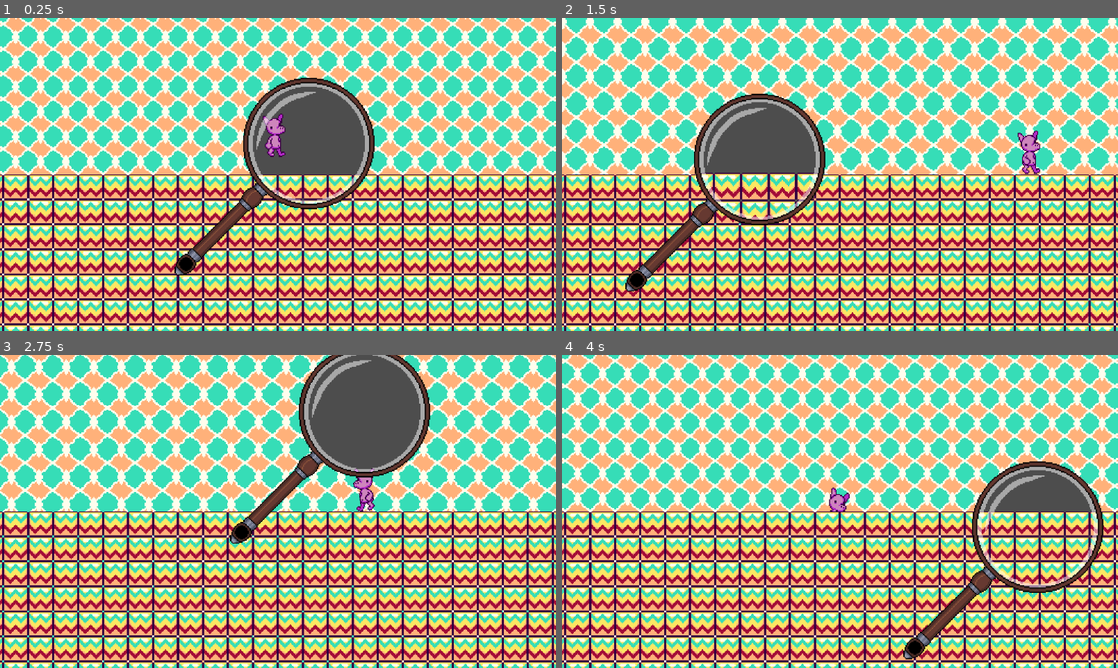
Above: before the commit, frames 1-4 (two rows, left to right).
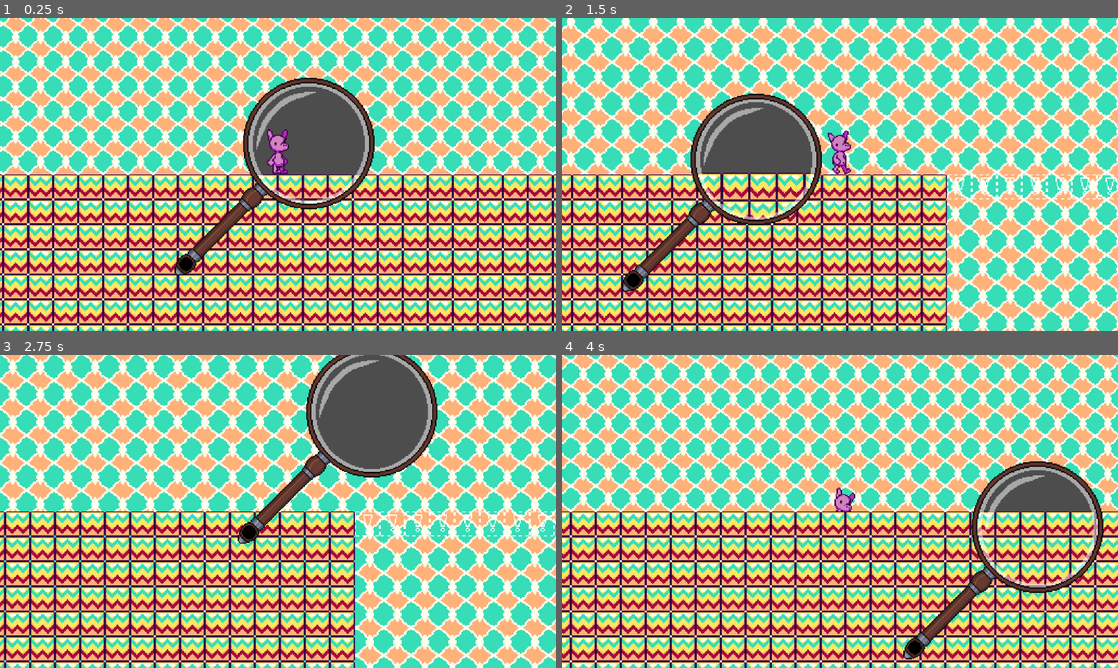
Above: after the commit, the same moments.

Repository: BlendyDev/GMTK2024
Game: Godot game, scene res://scenes/game.tscn
The game is run twice, just before and just after one commit, with the same random seed, the same clock (stepped at 60 frames per second) and the same inputs.
Inputs (mouse positions are in pixels of both pictures, inside the frame that each line leads up to):
- Up to frame 1 (0.25 s): no input
- Up to frame 2 (1.5 s): move the mouse to (962, 158) at 0.52 s; hold Right (RIGHT) from 0.53 s (still down); tap Mouse wheel down (SCROLL_DOWN) at 0.6 s; tap W (UP) at 0.77 s; move the mouse to (728, 190) at 1.27 s; tap Mouse wheel up (SCROLL_UP) at 1.35 s
- Up to frame 3 (2.75 s): tap W (UP) at 1.52 s; move the mouse to (333, 442) at 2.02 s; release Right (RIGHT) at 2.03 s; hold Left (LEFT) from 2.03 s (still down); hold Shift (SHIFT) from 2.03 s (still down)
- Up to frame 4 (4 s): move the mouse to (812, 574) at 2.77 s; release Left (LEFT) at 2.78 s; release Shift (SHIFT) at 2.78 s; hold Right (RIGHT) from 2.78 s (still down); tap Space (SPACE) at 2.85 s; tap W (UP) at 3.02, 3.77 s; move the mouse to (1006, 558) at 3.52 s; tap Mouse wheel down (SCROLL_DOWN) at 3.6 s

The runs differ from the first frame. In frame 1, 0.6% of the frame differs, in the area x 47-52%, y 30-50%; in frame 2, 66%, in the area x 0-100%, y 0-100%; in frame 3, 45%; in frame 4, 56%.

Commit message:
impl new tiles

Diff:
--- a/misc/tileset.tres
+++ b/misc/tileset.tres
@@ -1,9 +1,9 @@
 [gd_resource type="TileSet" load_steps=3 format=3 uid="uid://btljhd74hotd6"]
 
-[ext_resource type="Texture2D" uid="uid://dinfx61ji1gwu" path="res://tmp/tileset1.png" id="1_ftmoc"]
+[ext_resource type="Texture2D" uid="uid://dinfx61ji1gwu" path="res://sprites/tileset1.png" id="1_840yb"]
 
 [sub_resource type="TileSetAtlasSource" id="TileSetAtlasSource_xjtky"]
-texture = ExtResource("1_ftmoc")
+texture = ExtResource("1_840yb")
 margins = Vector2i(0, 11)
 texture_region_size = Vector2i(23, 23)
 0:2/0 = 0
@@ -133,6 +133,13 @@
 1:0/0/physics_layer_0/linear_velocity = Vector2(0, 0)
 1:0/0/physics_layer_0/angular_velocity = 0.0
 1:0/0/physics_layer_0/polygon_0/points = PackedVector2Array(-11.5, -11.5, 11.5, -11.5, 11.5, 11.5, -11.5, 11.5)
+0:8/0 = 0
+0:8/0/physics_layer_0/linear_velocity = Vector2(0, 0)
+0:8/0/physics_layer_0/angular_velocity = 0.0
+0:8/0/physics_layer_0/polygon_0/points = PackedVector2Array(-11.5, -11.5, 11.5, -11.5, 11.5, 11.5, -11.5, 11.5)
+4:7/0 = 0
+4:7/0/physics_layer_0/linear_velocity = Vector2(0, 0)
+4:7/0/physics_layer_0/angular_velocity = 0.0
 
 [resource]
 tile_size = Vector2i(23, 23)
--- a/scenes/game.tscn
+++ b/scenes/game.tscn
@@ -1,5 +1,6 @@
-[gd_scene load_steps=8 format=3 uid="uid://bc77s0v03x3cw"]
+[gd_scene load_steps=9 format=3 uid="uid://bc77s0v03x3cw"]
 
+[ext_resource type="Script" path="res://scripts/camera.gd" id="1_gjpnd"]
 [ext_resource type="PackedScene" uid="uid://6guy5rxqs3n2" path="res://tmp/player.tscn" id="2_phniv"]
 [ext_resource type="PackedScene" uid="uid://bvp76thu8x4rt" path="res://scenes/lupa.tscn" id="2_wpv3h"]
 [ext_resource type="Script" path="res://scripts/Intersection.gd" id="4_s4xbj"]
@@ -12,15 +13,14 @@
 
 [node name="Node2D" type="Node2D"]
 
-[node name="Camera2D" type="Camera2D" parent="."]
+[node name="Camera2D" type="Camera2D" parent="." node_paths=PackedStringArray("player")]
 scale = Vector2(0.691001, 0.728167)
 zoom = Vector2(2.5, 2.5)
-
-[node name="Background" type="Sprite2D" parent="Camera2D"]
-visible = false
+script = ExtResource("1_gjpnd")
+player = NodePath("../Player")
 
 [node name="Player" parent="." instance=ExtResource("2_phniv")]
-position = Vector2(-3, -78)
+position = Vector2(0, -26.99)
 collision_mask = 16
 
 [node name="Lupa" parent="." instance=ExtResource("2_wpv3h")]
@@ -29,7 +29,7 @@
 
 [node name="Level" parent="LevelHandler" instance=ExtResource("7_2whk1")]
 material = SubResource("CanvasItemMaterial_ouy3m")
-layer_0/tile_data = PackedInt32Array(65533, 65536, 0, 65534, …(2877 unchanged characters)… 6, 0, 327691, 65536, 0, 393227, 65536, 0)
+layer_0/tile_data = PackedInt32Array(65533, 65536, 0, 65534, …(2877 unchanged characters)… 6, 0, 327691, 65536, 0, 393227, 65536, 0, 12, 262144, 7, 13, 262144, 7, 14, 262144, 7, 15, 262144, 7, 16, 262144, 7, 17, 262144, 7, 18, 262144, 7, 19, 262144, 7)
 
 [node name="ScaledLevel" type="Node2D" parent="LevelHandler" node_paths=PackedStringArray("lupa")]
 position = Vector2(-1000, 0)
@@ -44,7 +44,7 @@
 tile_set = ExtResource("8_x1q5n")
 format = 2
 layer_0/name = "Main"
-layer_0/tile_data = PackedInt32Array(65533, 65536, 0, 65534, …(2877 unchanged characters)… 6, 0, 327691, 65536, 0, 393227, 65536, 0)
+layer_0/tile_data = PackedInt32Array(65533, 65536, 0, 65534, …(2877 unchanged characters)… 6, 0, 327691, 65536, 0, 393227, 65536, 0, 12, 0, 8, 13, 0, 8, 14, 0, 8, 15, 0, 8, 16, 0, 8, 17, 0, 8, 18, 0, 8, 19, 0, 8)
 layer_1/name = "Background"
 layer_1/z_index = -50
 layer_1/tile_data = PackedInt32Array(-3, 0, 1, -327683, 0, 1, -262147, 0, 1, -196611, 0, 1, -131075, 0, 1, -65539, 0, 1 …(13674 unchanged characters)…
--- /dev/null
+++ b/scripts/camera.gd
@@ -0,0 +1,6 @@
+extends Camera2D
+
+@export var player: CharacterBody2D
+# Called every frame. 'delta' is the elapsed time since the previous frame.
+func _process(delta):
+	global_position.x = player.global_position.x
--- a/tmp/player.gd
+++ b/scripts/player.gd
@@ -35,6 +35,8 @@
 	if was_on_floor && !is_on_floor() && velocity.y >= 0:
 		coyote = true
 		coyoteTimer.start()
+	if !was_on_floor && is_on_floor():
+		Sounds.land()
 	if is_on_floor():
 		$AnimatedSprite2D.animation = "idle" if direction == 0 else "walk"
 	else:
--- a/scripts/sounds.gd
+++ b/scripts/sounds.gd
@@ -67,3 +67,5 @@
 	$Voices/TurtleVoice.play()
 func stopturtlevoice():
 	$Voices/TurtleVoice.stop()
+func land():
+	$SFX/LandSound.play()
--- a/tmp/player.tscn
+++ b/tmp/player.tscn
@@ -1,6 +1,6 @@
 [gd_scene load_steps=26 format=3 uid="uid://6guy5rxqs3n2"]
 
-[ext_resource type="Script" path="res://tmp/player.gd" id="1_8ix6n"]
+[ext_resource type="Script" path="res://scripts/player.gd" id="1_8ix6n"]
 [ext_resource type="Texture2D" uid="uid://brcicxht2alae" path="res://sprites/player/idle.png" id="2_2amsf"]
 [ext_resource type="Texture2D" uid="uid://d2cad3qjvrqkc" path="res://sprites/player/walk.png" id="3_bnrw3"]
 [ext_resource type="AudioStream" uid="uid://b0lcnku8y725o" path="res://sfx/steppin3.wav" id="4_fi0ek"]
--- a/tmp/sounds.tscn
+++ b/tmp/sounds.tscn
@@ -6,6 +6,7 @@
 [ext_resource type="AudioStream" uid="uid://diommdpxne2rc" path="res://sfx/jumpvoice1.wav" id="2_vshca"]
 [ext_resource type="AudioStream" uid="uid://davtijp4pc6sx" path="res://sfx/jumpvoice2.wav" id="3_yop2t"]
 [ext_resource type="AudioStream" uid="uid://c68nur4k7erks" path="res://sfx/jumpvoice3.wav" id="4_g3pb2"]
+[ext_resource type="AudioStream" uid="uid://mxyb1fxpmkfd" path="res://sfx/landsfx2.wav" id="4_tm0no"]
 [ext_resource type="AudioStream" uid="uid://cj7jwfypu0fo4" path="res://sfx/jumpvoice4.wav" id="5_osvdv"]
 [ext_resource type="AudioStream" uid="uid://bahstluaa5x5t" path="res://sfx/jumpvoice5.wav" id="6_0t56l"]
 [ext_resource type="AudioStream" uid="uid://w3ao17m2el0b" path="res://sfx/jumpvoice6.wav" id="7_fdil8"]
@@ -16,6 +17,13 @@
 random_volume_offset_db = 1.0
 streams_count = 1
 stream_0/stream = ExtResource("2_frwjk")
+stream_0/weight = 1.0
+
+[sub_resource type="AudioStreamRandomizer" id="AudioStreamRandomizer_qo3ch"]
+random_pitch = 1.15
+random_volume_offset_db = 1.0
+streams_count = 1
+stream_0/stream = ExtResource("4_tm0no")
 stream_0/weight = 1.0
 
 [sub_resource type="AudioStreamRandomizer" id="AudioStreamRandomizer_2u61d"]
@@ -99,6 +107,14 @@
 panning_strength = 0.0
 bus = &"SFX"
 
+[node name="LandSound" type="AudioStreamPlayer2D" parent="SFX"]
+stream = SubResource("AudioStreamRandomizer_qo3ch")
+volume_db = 5.0
+pitch_scale = 0.58
+max_distance = 10000.0
+panning_strength = 0.0
+bus = &"SFX"
+
 [node name="UIHover" type="AudioStreamPlayer2D" parent="SFX"]
 stream = SubResource("AudioStreamRandomizer_2u61d")
 volume_db = -6.0
Not shown, added: sfx/landsfx2.wav.import
Binary file added: sprites/tileset1.png
Not shown, changed: sprites/tileset1.png.import
Not shown: 1 places in tmp/sounds.tscn that only renumber resources
Binary file removed: tmp/tileset1.png
Not shown, added: sfx/landsfx2.wav
